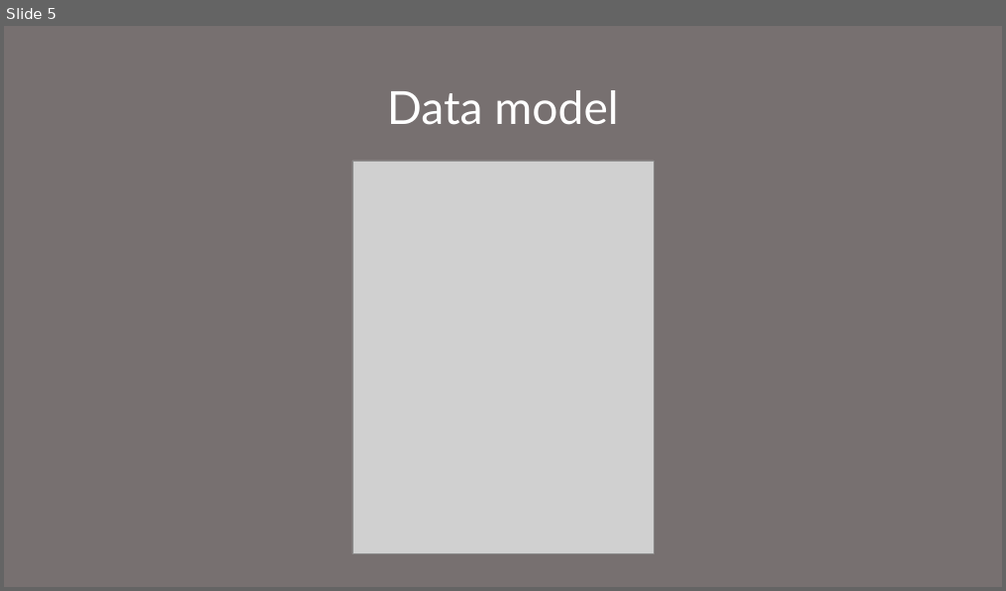
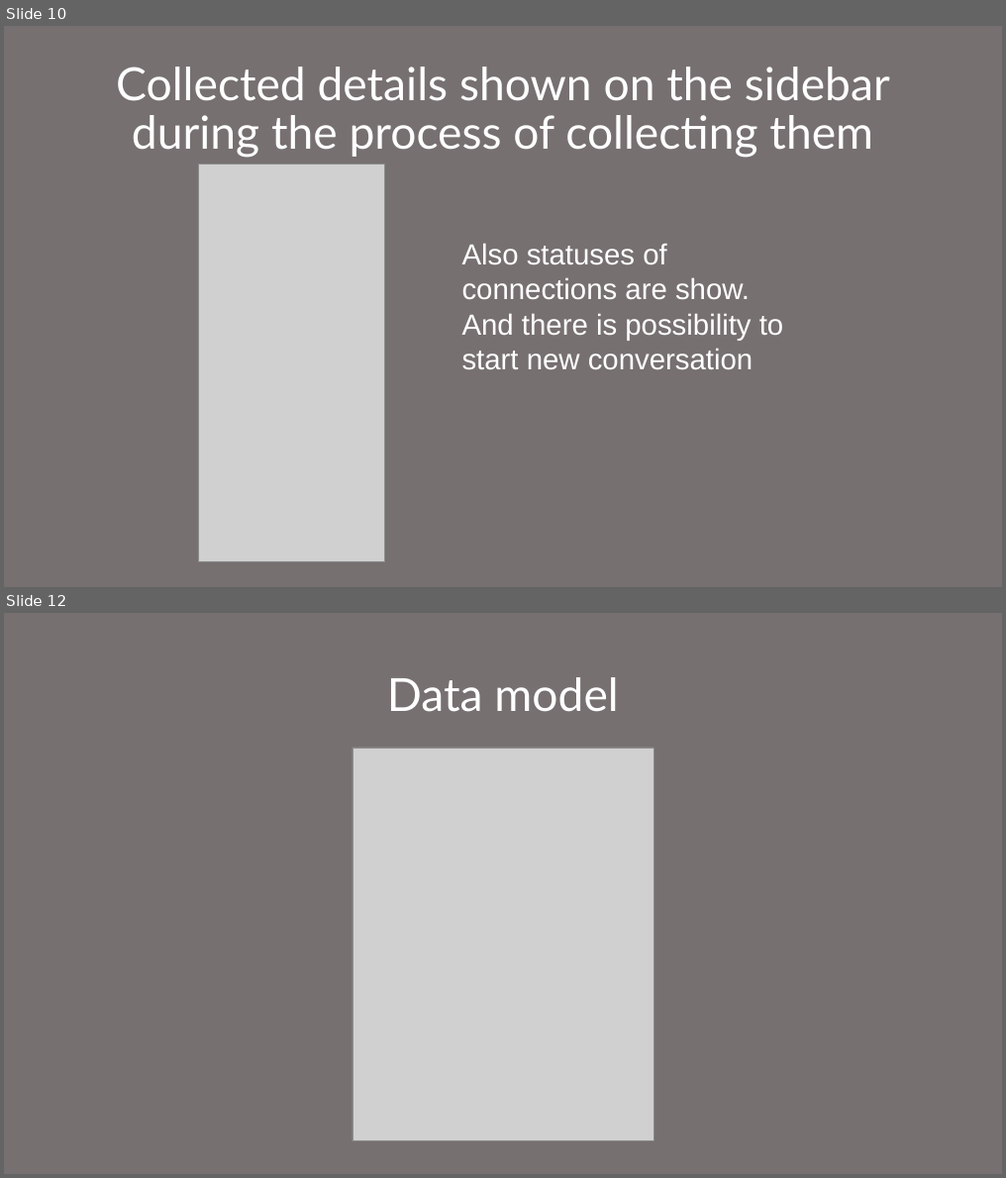
Before and after one commit to eduardkovalchuk/parking-reservation-bot, a slide deck: quick-presentation.pptx. Shown one above the other, each under a label of ours: slide 5 before the commit, slides 10 and 12 after it; the slides between them are not shown. The pictures are 1006x591 and 1006x1178 pixels, drawn with LibreOffice and Linux fonts; fonts in the diff are those of the drawing; grey boxes stand for pictures. Boxes give left, top, right and bottom in pixels: in the first picture for what was removed or moved away, otherwise in the second. Text is boxed around its words. In the diff, an @@ line names an element or a change of style, - is before the commit and + after.

```diff
--- a/quick-presentation.pptx
+++ b/quick-presentation.pptx
@@ slide 10 added at box(4, 26, 1002, 587), background #777070 @@
@@ title added at box(116, 67, 890, 158), 44 pt, text #FFFFFF @@
+Collected details shown on the sidebar during the process of collecting them
@@ picture added at box(199, 165, 385, 563) @@
@@ text added at box(462, 243, 783, 370), 28 pt, text #FFFFFF @@
+Also statuses of connections are show. And there is possibility to start new conversation
@@ what was slide 5 is now slide 12 @@
```
Also in this commit, not shown: 4 slides changed, 6 other slides added, 3 other files.
